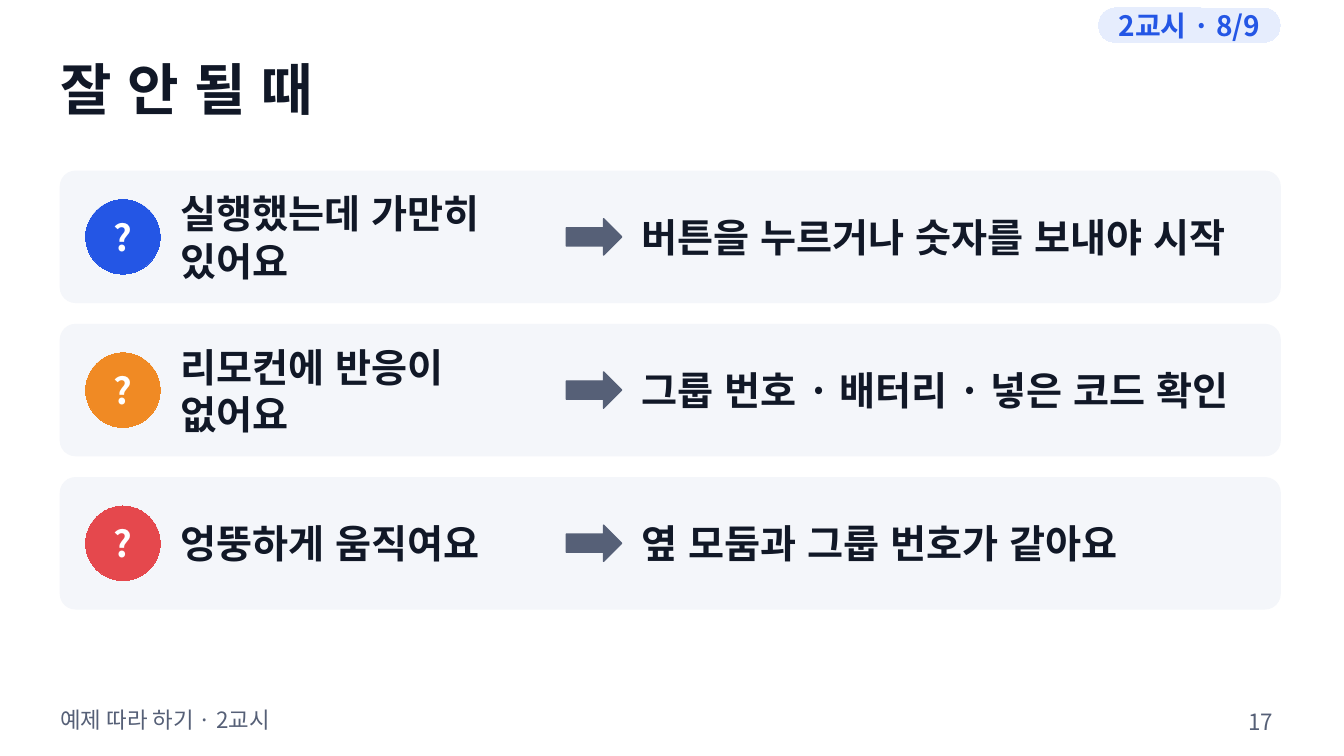
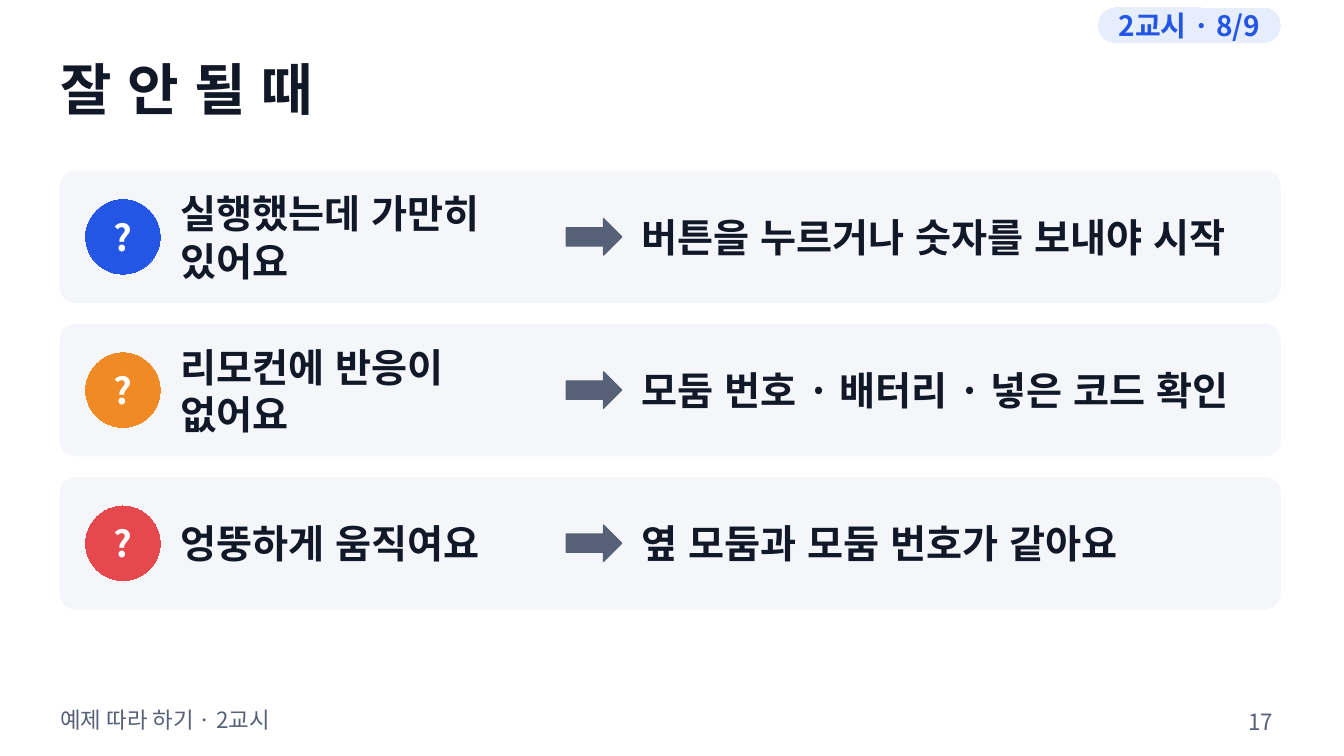
Before and after one commit to boundaryx01-uniquelife/microbit, a slide deck: slide 17 of bridge/docs/materials/예제_따라하기/예제_수업슬라이드.pptx. Drawn at 1344x756 pixels with LibreOffice and Linux fonts; fonts in the diff are those of the drawing. Boxes give left, top, right and bottom in pixels: in the first picture for what was removed or moved away, otherwise in the second. Text is boxed around its words. In the diff, an @@ line names an element or a change of style, - is before the commit and + after.

```diff
--- a/bridge/docs/materials/예제_따라하기/예제_수업슬라이드.pptx
+++ b/bridge/docs/materials/예제_따라하기/예제_수업슬라이드.pptx
@@ text at [642, 372, 1229, 409]: text changed @@
-그룹 번호 · 배터리 · 넣은 코드 확인
+모둠 번호 · 배터리 · 넣은 코드 확인
@@ text at [642, 525, 1118, 562]: text changed @@
-옆 모둠과 그룹 번호가 같아요
+옆 모둠과 모둠 번호가 같아요
```
Also in this commit, not shown: 4 other slides changed, 55 other files.
